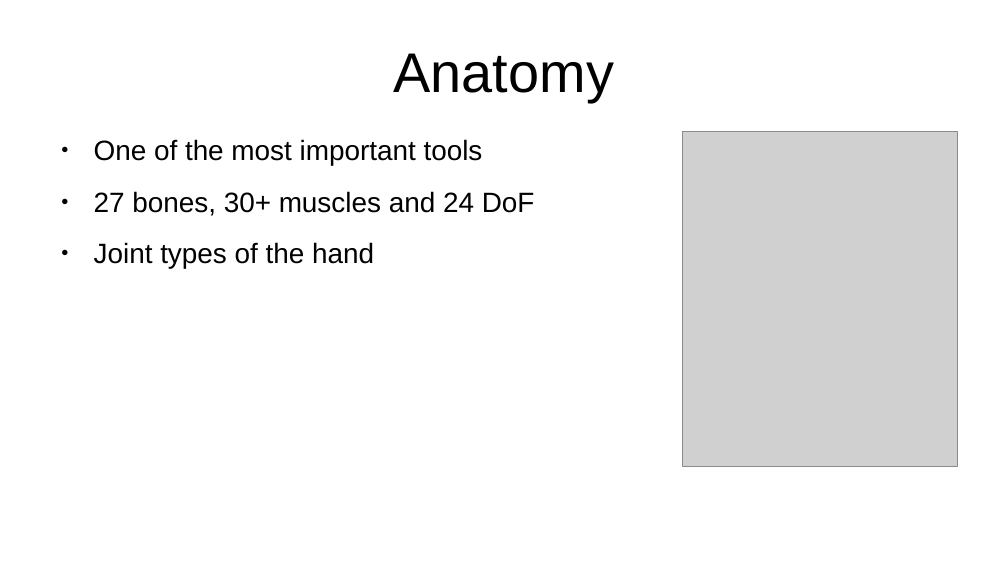
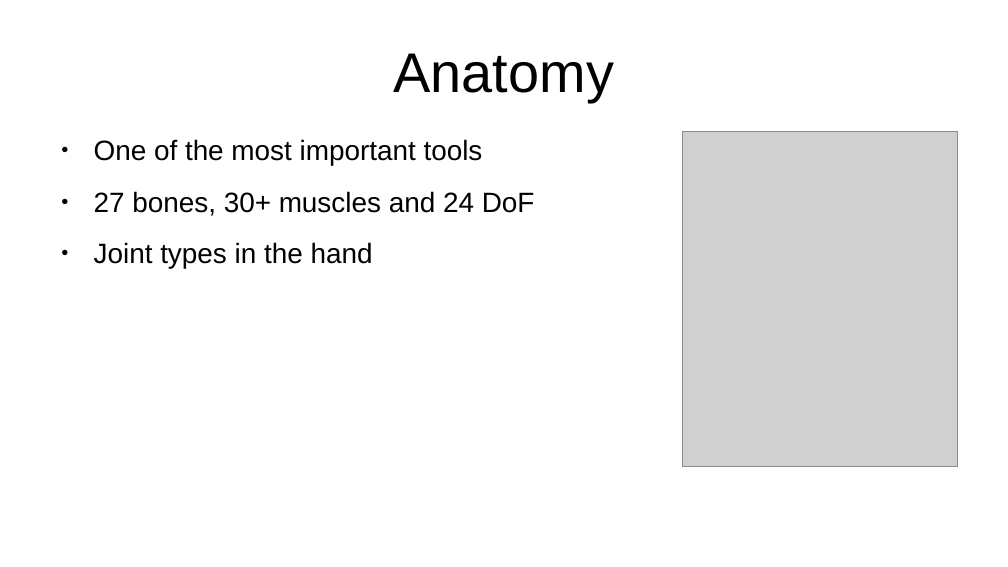
Before and after one commit to thom9258/masters-thesis, a slide deck: slide 7 of presentation/Presentation.odp. Drawn at 1008x567 pixels with LibreOffice and Linux fonts; fonts in the diff are those of the drawing; grey boxes stand for pictures. Boxes give left, top, right and bottom in pixels: in the first picture for what was removed or moved away, otherwise in the second. Text is boxed around its words. In the diff, an @@ line names an element or a change of style, - is before the commit and + after.

```diff
--- a/presentation/Presentation.odp
+++ b/presentation/Presentation.odp
@@ text at box(94, 242, 373, 268): text changed @@
-● Joint types of the hand
+● Joint types in the hand
```
Also in this commit, not shown: 5 other slides changed, 4 other files.
